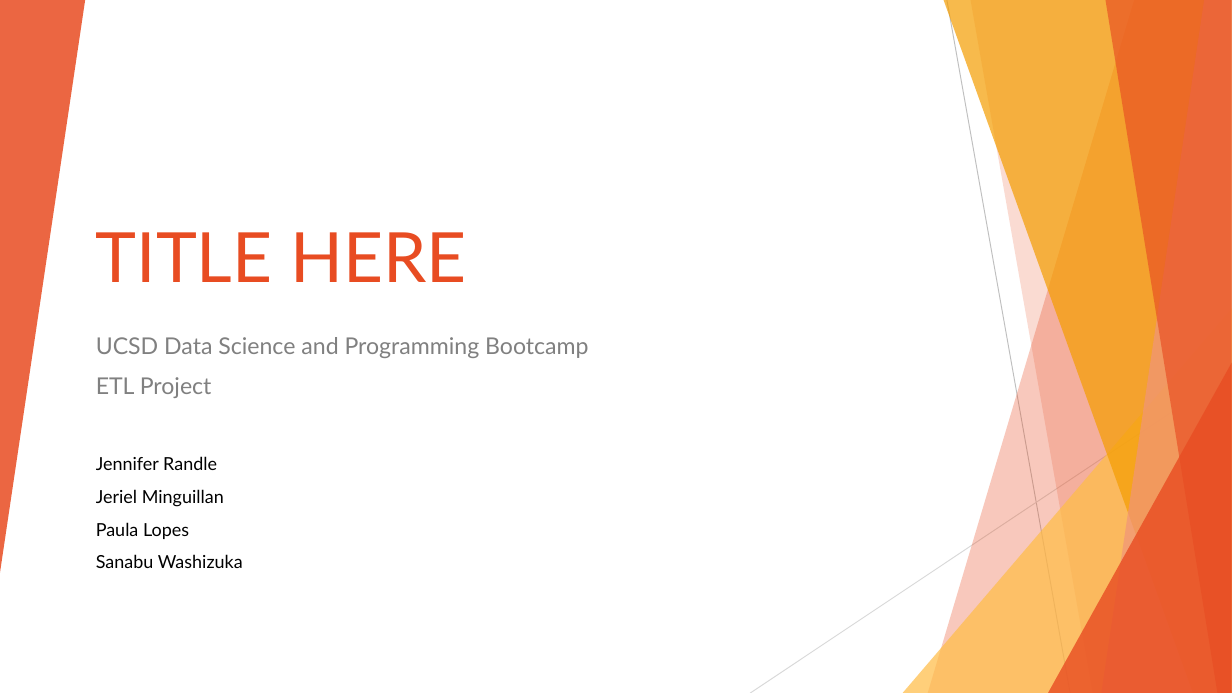
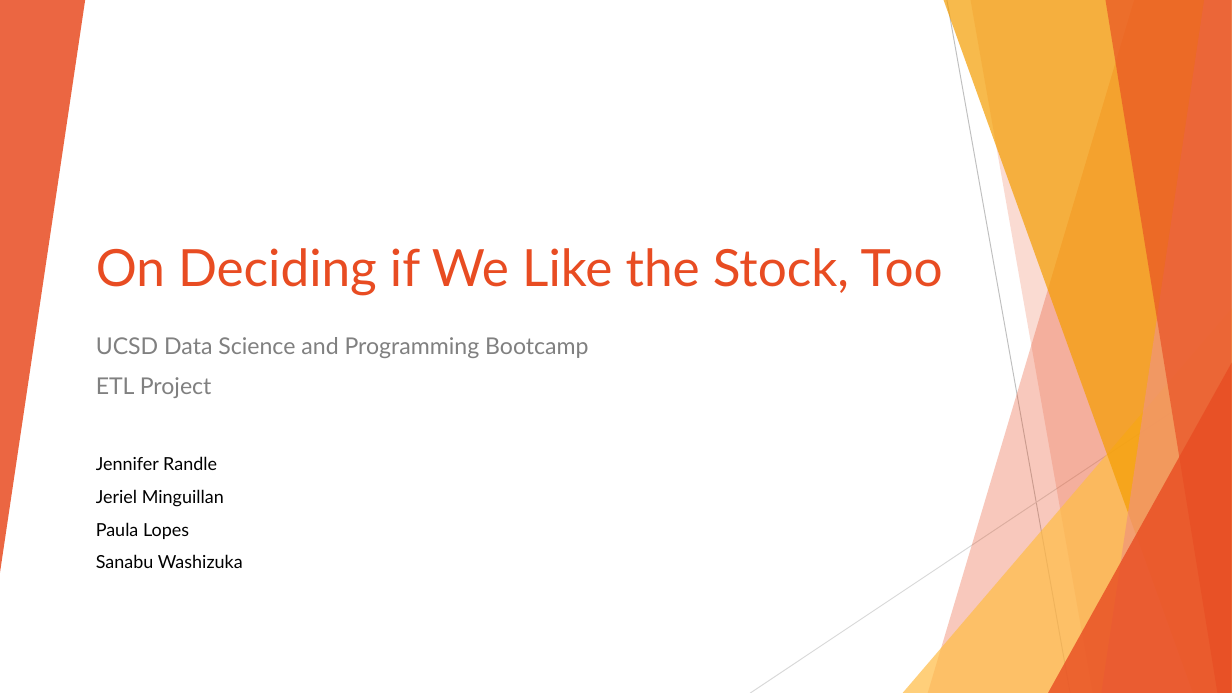
Before and after one commit to SanabuW/NYT-API-Analysis, a slide deck: slide 1 of common/(presentation_temp_file).pptx. Drawn at 1232x693 pixels with LibreOffice and Linux fonts; fonts in the diff are those of the drawing. Boxes give left, top, right and bottom in pixels: in the first picture for what was removed or moved away, otherwise in the second. Text is boxed around its words. In the diff, an @@ line names an element or a change of style, - is before the commit and + after.

```diff
--- a/common/(presentation_temp_file).pptx
+++ b/common/(presentation_temp_file).pptx
@@ title at (x1=96, y1=248, x2=943, y2=295): text changed; size 54 to 40 pt @@
-TITLE HERE
+On Deciding if We Like the Stock, Too
```
Also in this commit, not shown: 9 other slides changed, 8 slides added, 8 other files.
